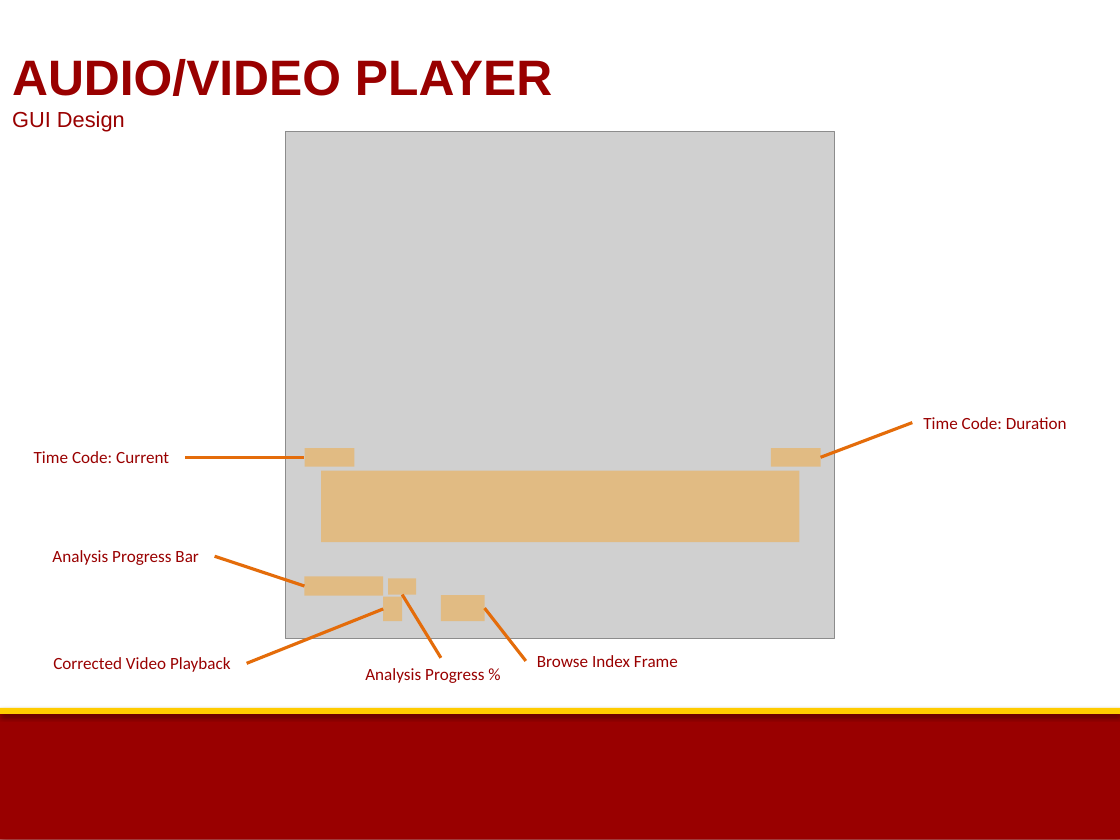
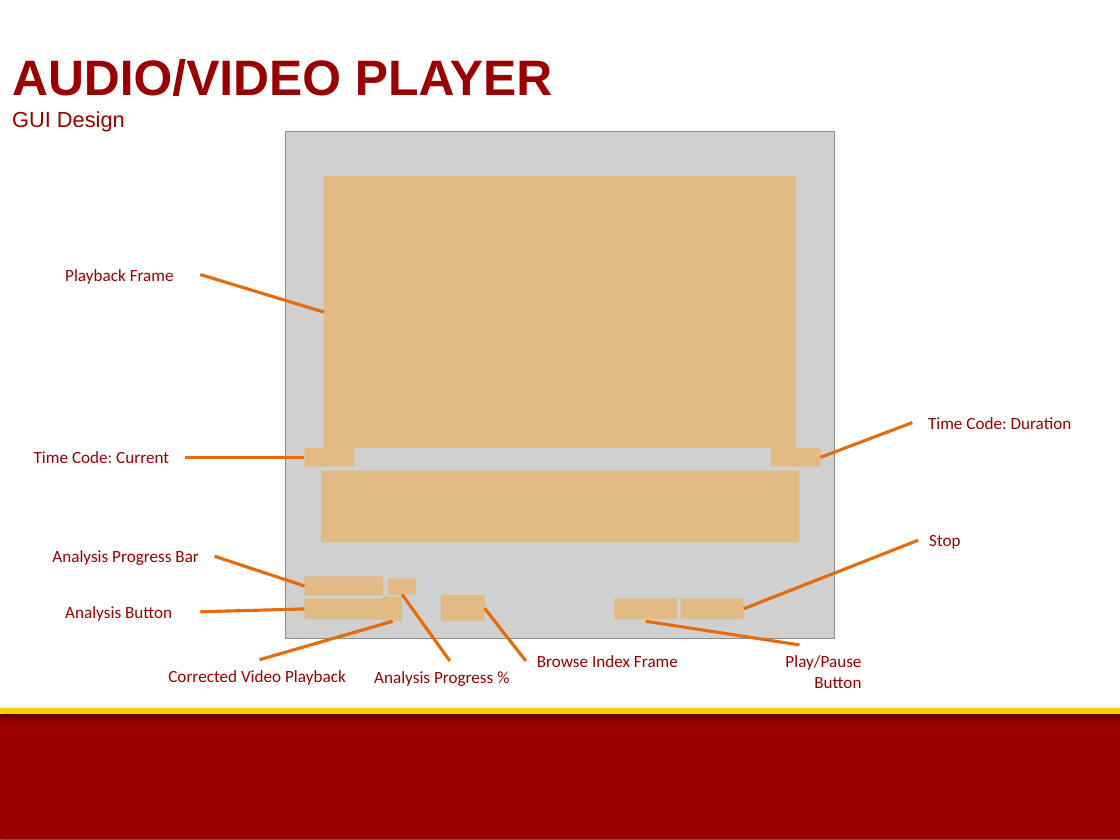
Before and after one commit to rjacob/ProjectCSCI576, a slide deck: slide 3 of Project.pptx. Drawn at 1120x840 pixels with LibreOffice and Linux fonts; fonts in the diff are those of the drawing; grey boxes stand for pictures; background and template pictures are left out. Boxes give left, top, right and bottom in pixels: in the first picture for what was removed or moved away, otherwise in the second. Text is boxed around its words. In the diff, an @@ line names an element or a change of style, - is before the commit and + after.

```diff
--- a/Project.pptx
+++ b/Project.pptx
@@ rectangle added at <box>324,176,795,448</box>, fill #FF9900 at 37% opacity @@
@@ text added at <box>65,269,174,284</box>, 11 pt, text #990000 @@
+Playback Frame
@@ line added from (200, 274) to (324, 312), #E46C0A 2 pt @@
@@ text "Time Code: Duration" at <box>928,417,1072,429</box>: alignment left to right @@
@@ text added at <box>929,535,960,549</box>, 11 pt, text #990000 @@
+Stop
@@ line added from (918, 540) to (744, 609), #E46C0A 2 pt @@
@@ rectangle added at <box>305,598,383,618</box>, fill #FF9900 at 37% opacity @@
@@ line moved from (441, 657) - (402, 595) to (450, 661) - (402, 595) @@
@@ rectangle added at <box>614,598,676,618</box>, fill #FF9900 at 37% opacity @@
@@ rectangle added at <box>681,598,744,618</box>, fill #FF9900 at 37% opacity @@
@@ text added at <box>65,606,172,621</box>, 11 pt, text #990000 @@
+Analysis Button
@@ line added from (200, 612) to (305, 609), #E46C0A 2 pt @@
@@ line moved from (246, 663) - (383, 609) to (260, 660) - (393, 622) @@
@@ line added from (800, 645) to (646, 622), #E46C0A 2 pt @@
@@ text added at <box>785,655,861,688</box>, 11 pt, text #990000 @@
+Play/Pause Button
@@ text "Corrected Video Playback": place and size @@
-text "Corrected Video Playback" at <box>53,657,231,672</box>
+text "Corrected Video Playback" at <box>168,670,346,685</box>
@@ text "Analysis Progress %": place and size @@
-text "Analysis Progress %" at <box>365,668,484,683</box>
+text "Analysis Progress %" at <box>374,671,493,686</box>
```
Also in this commit, not shown: 6 other slides changed, 7 other files.
